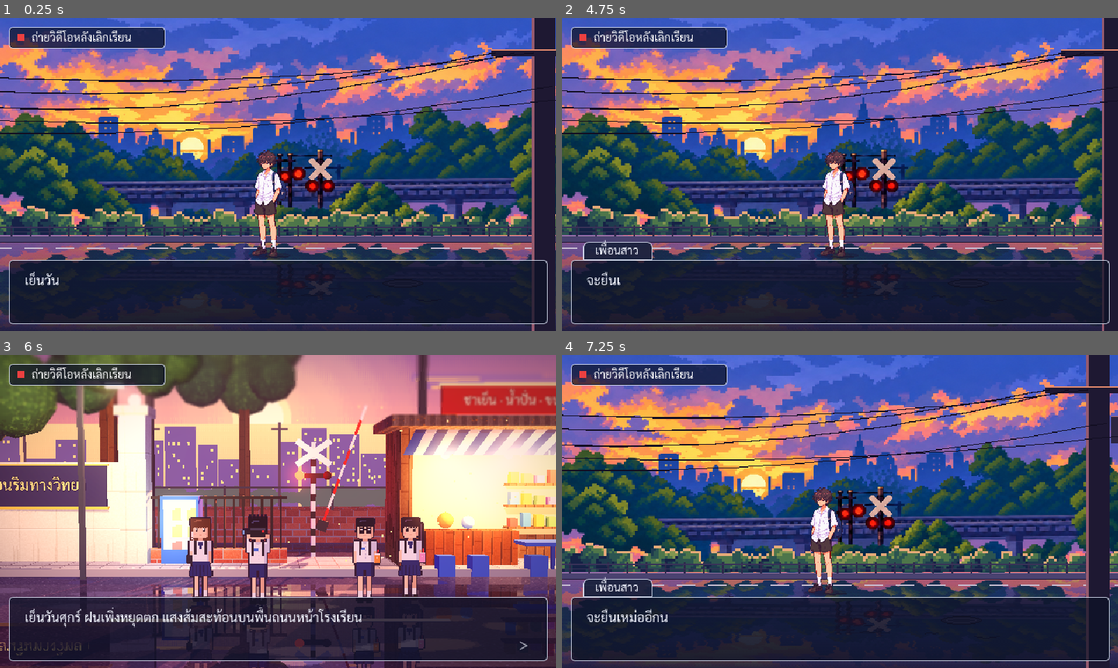
Above: before the commit, frames 1-4 (two rows, left to right).
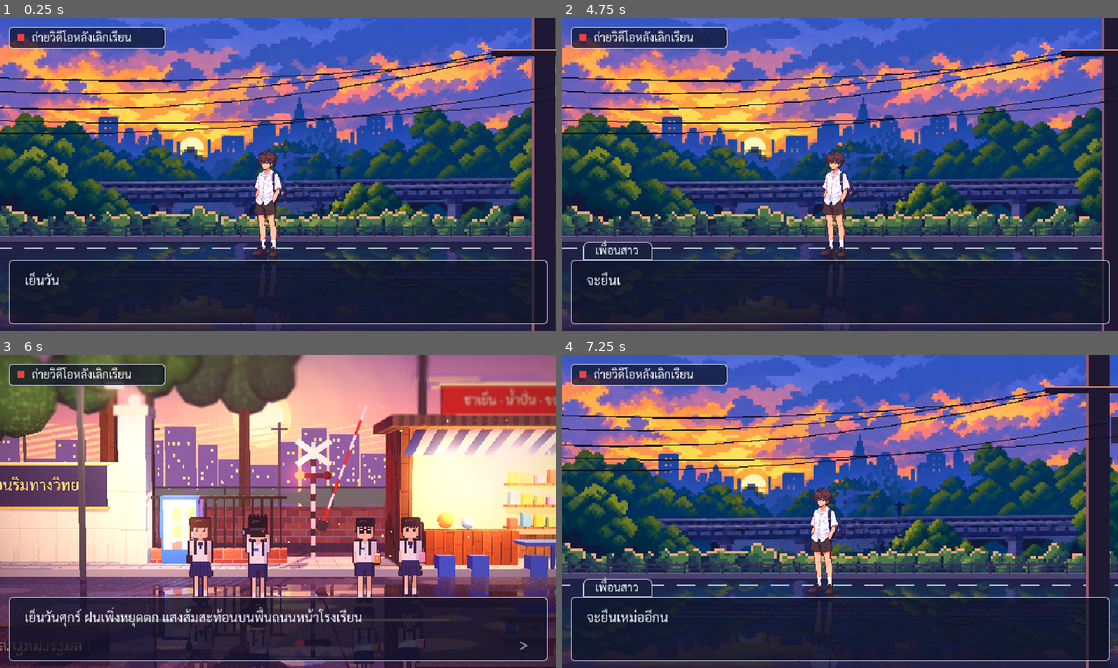
Above: after the commit, the same moments.

Repository: nerfmez/Story-game
Game: Godot game, scene res://scenes/main.tscn
Same seed, same stepped clock (60 frames per second), same inputs: the game is played once before the commit and once after it.
Inputs (mouse positions are in pixels of both pictures, inside the frame that each line leads up to):
- Up to frame 1 (0.25 s): no input
- Up to frame 2 (4.75 s): tap Enter (ui_accept) at 0.5, 0.77, 1.52, 3.02, 3.77, 4.52 s; move the mouse to (962, 158) at 0.52 s; tap Tab every 0.75 s from 0.6 to 4.35 s; click (962, 158) at 0.67 s; move the mouse to (728, 190) at 1.27 s; click (728, 190) at 1.42 s; move the mouse to (895, 105) at 2.02 s; click (895, 105) at 2.17 s; move the mouse to (812, 237) at 2.77 s; click (812, 237) at 2.92 s; move the mouse to (1006, 221) at 3.52 s; click (1006, 221) at 3.67 s; move the mouse to (673, 127) at 4.27 s; click (673, 127) at 4.42 s
- Up to frame 3 (6 s): move the mouse to (305, 511) at 5.02 s; tap Tab at 5.1, 5.85 s; click (305, 511) at 5.17 s; move the mouse to (194, 433) at 5.77 s; click (194, 433) at 5.92 s
- Up to frame 4 (7.25 s): tap Enter (ui_accept) at 6.02, 6.77 s; move the mouse to (962, 495) at 6.52 s; tap Tab at 6.6 s; click (962, 495) at 6.67 s

The runs differ from the first frame. In frame 1, 8.4% of the frame differs, in the area x 0-100%, y 39-99%; in frame 2, 7.8%; in frame 3, 1.5%; in frame 4, 7.8%.

Commit message:
Sunset scene fixes: no sky under trees, train behind trees, hero reflection, no crossing signal
- Remove the crossing signal from the railway art (mask + clone stamp
  from the trees/viaduct beside it)
- Occluders: a leaf is in front of the train only where it also covers
  the train in the train image; side trees cover both ends; train clip
  starts where the left trees end
- railway_fill: shadowed foliage behind the railway layer so no sky
  shows under the trees (and the road reflects foliage, not clouds)
- Hero reflection in the wet road via a ripple/fade shader

Co-Authored-By: Claude Opus 5.5 <noreply@anthropic.com>
Claude-Session: https://claude.ai/code/session_011NAKRUA9btL4iodwTEM3Dh

Diff:
--- a/scenes/main.tscn
+++ b/scenes/main.tscn
@@ -13,6 +13,15 @@
 [ext_resource type="Texture2D" path="res://assets/characters/hero_uniform.png" id="11_hero"]
 [ext_resource type="Texture2D" path="res://assets/characters/shadow.png" id="12_shadow"]
 [ext_resource type="PackedScene" path="res://scenes/dialogue_box.tscn" id="13_dialogue"]
+[ext_resource type="Texture2D" path="res://assets/bg/sunset/railway_fill.png" id="14_rail_fill"]
+[ext_resource type="Shader" path="res://shaders/water_reflection.gdshader" id="15_water"]
+
+[sub_resource type="ShaderMaterial" id="ShaderMaterial_reflection"]
+shader = ExtResource("15_water")
+shader_parameter/wobble = 0.012
+shader_parameter/speed = 2.5
+shader_parameter/tint = Color(0.62, 0.56, 0.82, 0.7)
+shader_parameter/fade_length = 0.85
 
 [sub_resource type="StyleBoxFlat" id="StyleBoxFlat_mission"]
 content_margin_left = 10.0
@@ -51,6 +60,11 @@
 [node name="Railway" type="Parallax2D" parent="."]
 scroll_scale = Vector2(0.25, 0.25)
 
+[node name="Fill" type="Sprite2D" parent="Railway"]
+position = Vector2(-80, -47)
+texture = ExtResource("14_rail_fill")
+centered = false
+
 [node name="Back" type="Sprite2D" parent="Railway"]
 position = Vector2(-80, -47)
 texture = ExtResource("6_rail_back")
@@ -60,20 +74,20 @@
 clip_contents = true
 layout_mode = 3
 anchors_preset = 0
-offset_left = 89.0
+offset_left = 148.0
 offset_right = 592.0
 offset_bottom = 360.0
 mouse_filter = 2
 
 [node name="Train" type="Sprite2D" parent="Railway/TrainClip"]
-position = Vector2(-680, 168)
+position = Vector2(-700, 168)
 texture = ExtResource("7_train")
 centered = false
 script = ExtResource("3_train")
 speed = 90.0
 auto_interval = 12.0
-start_x = -680.0
-end_x = 520.0
+start_x = -700.0
+end_x = 460.0
 
 [node name="Front" type="Sprite2D" parent="Railway"]
 position = Vector2(-80, -47)
@@ -95,7 +109,7 @@
 clip_contents = true
 layout_mode = 3
 anchors_preset = 0
-offset_left = 89.0
+offset_left = 148.0
 offset_top = 262.0
 offset_right = 592.0
 offset_bottom = 360.0
@@ -103,7 +117,7 @@
 
 [node name="Reflection" type="Sprite2D" parent="TrainReflection/Clip" node_paths=PackedStringArray("target")]
 modulate = Color(0.62, 0.55, 0.78, 0.75)
-position = Vector2(-680, 39)
+position = Vector2(-700, 39)
 scale = Vector2(1, 0.625)
 texture = ExtResource("7_train")
 centered = false
@@ -112,6 +126,12 @@
 target = NodePath("../../../Railway/TrainClip/Train")
 
 [node name="Characters" type="Node2D" parent="."]
+
+[node name="HeroReflection" type="Sprite2D" parent="Characters"]
+material = SubResource("ShaderMaterial_reflection")
+position = Vector2(290, 273)
+texture = ExtResource("11_hero")
+centered = false
 
 [node name="HeroShadow" type="Sprite2D" parent="Characters"]
 position = Vector2(286, 269)
--- /dev/null
+++ b/shaders/water_reflection.gdshader
@@ -0,0 +1,17 @@
+shader_type canvas_item;
+// Reflection of a sprite in a wet road: drawn upside down, with a gentle
+// horizontal ripple, tinted to the sky and fading out away from the feet.
+
+uniform float wobble = 0.012;
+uniform float speed = 2.5;
+uniform vec4 tint : source_color = vec4(0.62, 0.56, 0.82, 0.7);
+uniform float fade_length = 0.85;
+
+void fragment() {
+	float d = UV.y;  // 0 at the feet, 1 at the reflected head
+	vec2 uv = vec2(UV.x + sin(d * 70.0 + TIME * speed) * wobble * d, 1.0 - d);
+	vec4 c = texture(TEXTURE, uv);
+	c.rgb *= tint.rgb;
+	c.a *= tint.a * clamp(1.0 - d / fade_length, 0.0, 1.0);
+	COLOR = c;
+}
Binary file changed: assets/bg/sunset/railway_back.png
Binary file added: assets/bg/sunset/railway_fill.png
Not shown, added: assets/bg/sunset/railway_fill.png.import
Binary file changed: assets/bg/sunset/railway_front.png
Binary file changed: assets/bg/sunset/road.png
Binary file changed: docs/screenshot.png
Not shown: 1 places in scenes/main.tscn that only renumber resources
Not shown, changed: README.md
Not shown, changed: tools/compose_sunset_scene.py
